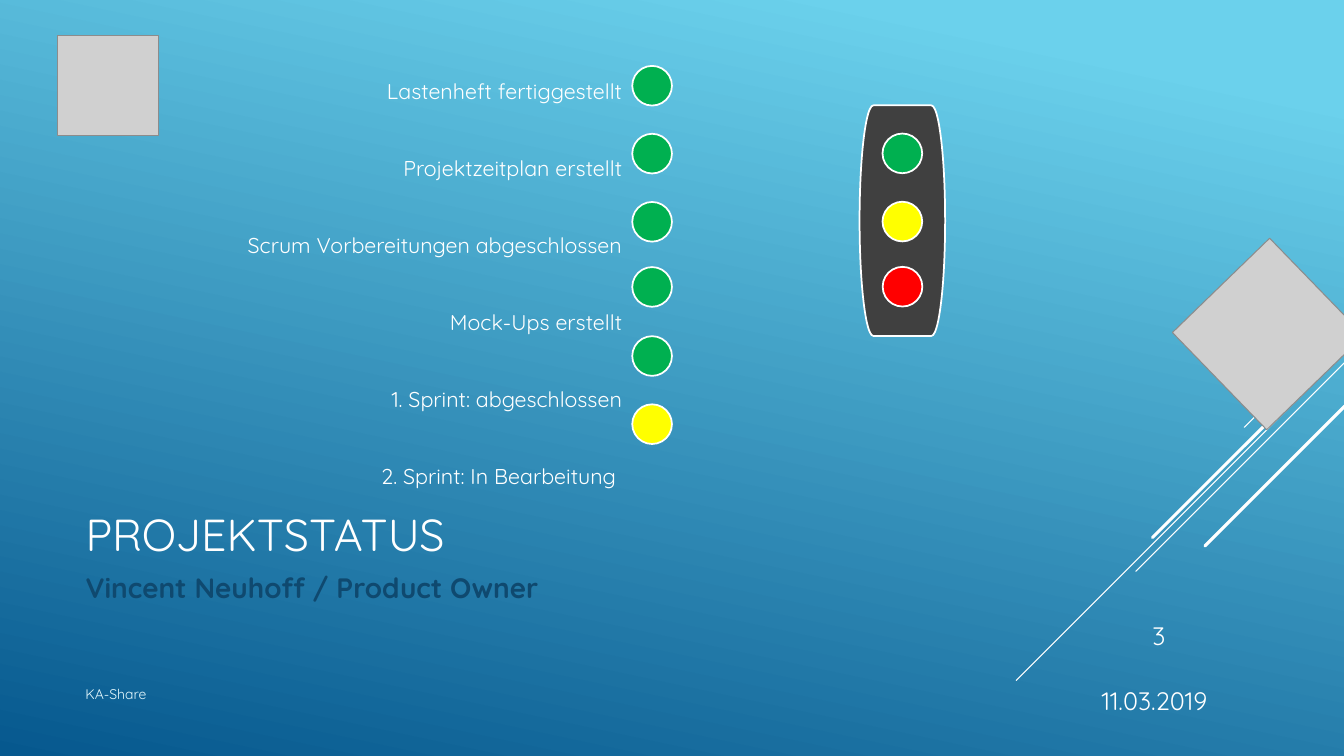
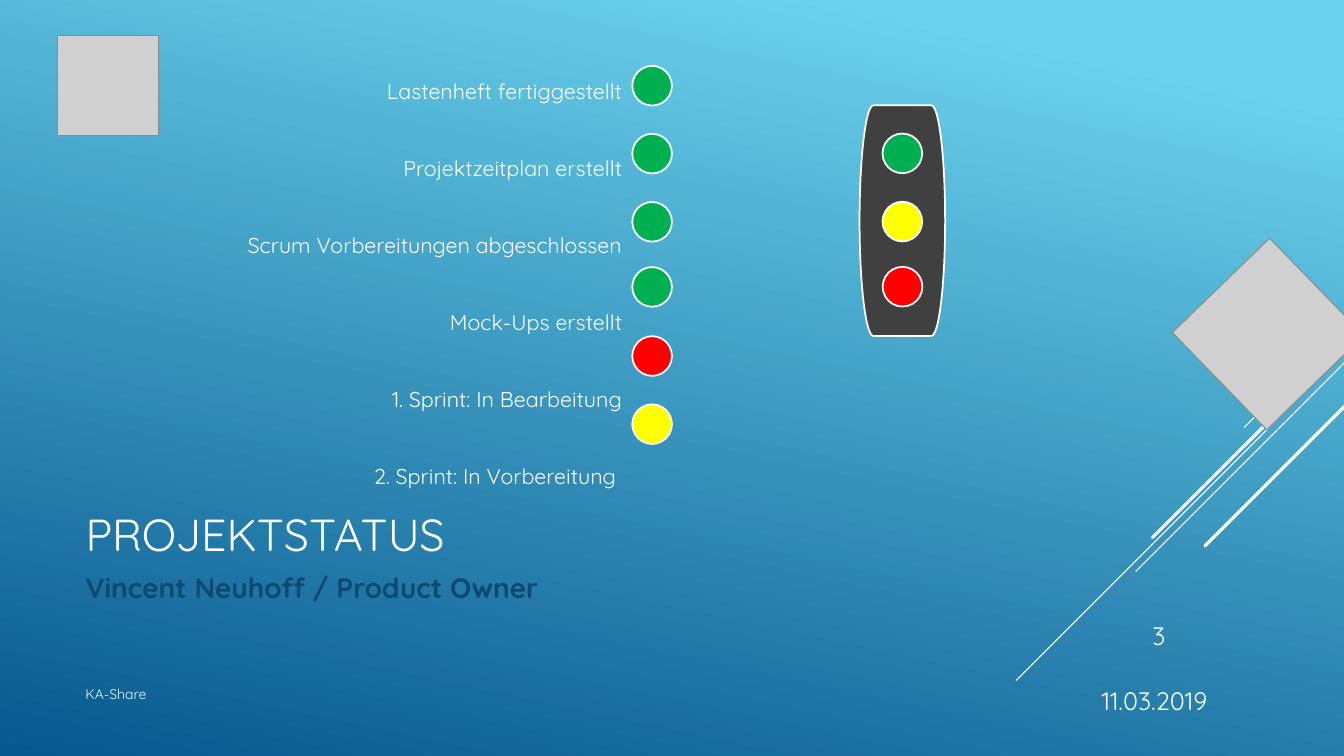
Before and after one commit to KanBen86/ProjektCarsharing, a slide deck: slide 3 of Präsentation/Statuspräsentation1.pptx. Drawn at 1344x756 pixels with LibreOffice and Linux fonts; fonts in the diff are those of the drawing; grey boxes stand for pictures. Boxes give left, top, right and bottom in pixels: in the first picture for what was removed or moved away, otherwise in the second. Text is boxed around its words. In the diff, an @@ line names an element or a change of style, - is before the commit and + after.

Commit message:
Statuspraesentation überarbeitet

```diff
--- a/Präsentation/Statuspräsentation1.pptx
+++ b/Präsentation/Statuspräsentation1.pptx
@@ ellipse at [632,337,671,376]: fill #00B050 to #FF0000 @@
@@ text at [374,391,622,489]: text changed @@
-1. Sprint: abgeschlossen
-2. Sprint: In Bearbeitung
+1. Sprint: In Bearbeitung
+2. Sprint: In Vorbereitung
```
